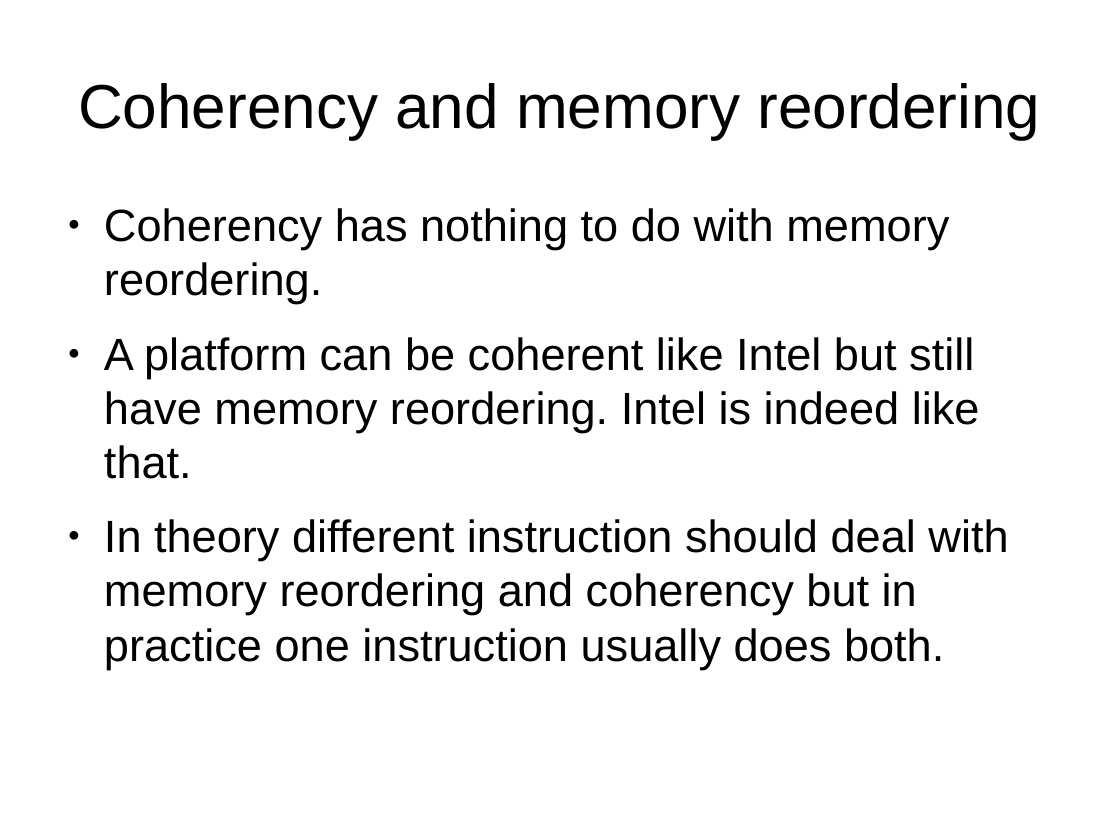
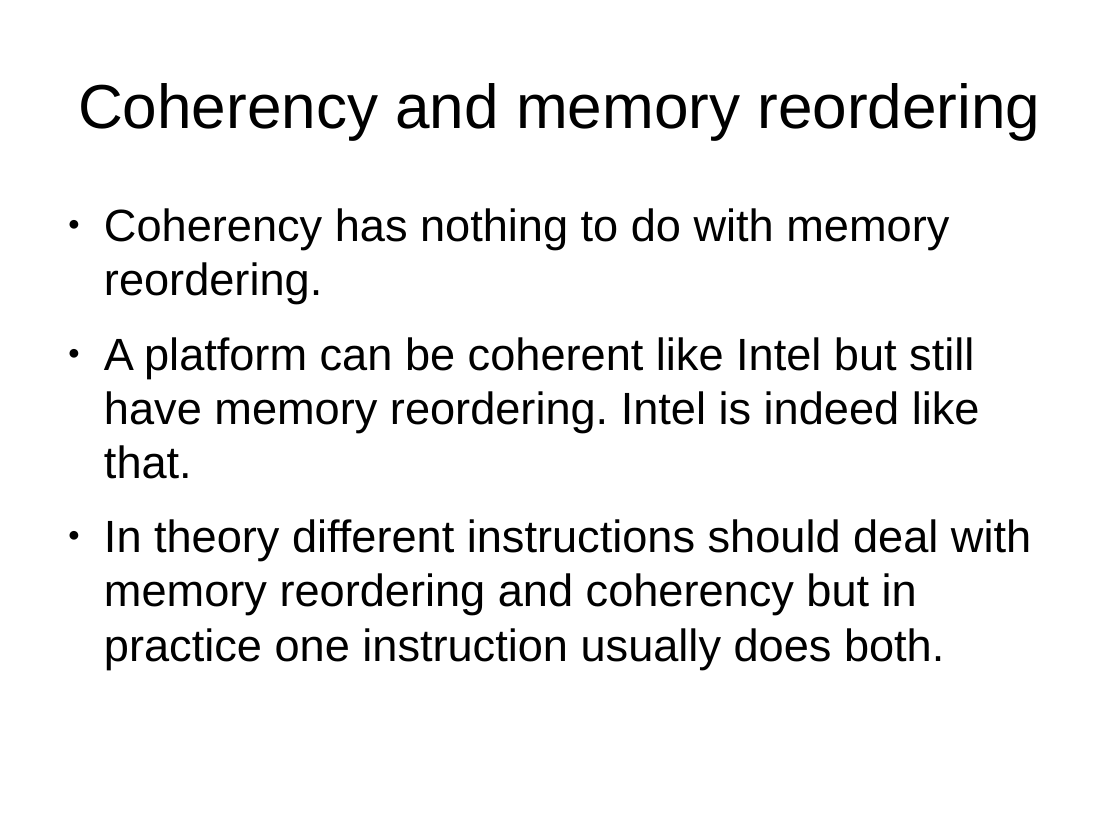
Before and after one commit to veltzer/demos-linux, a slide deck: slide 32 of doc/odp/multicore.odp. Drawn at 1120x840 pixels with LibreOffice and Linux fonts; fonts in the diff are those of the drawing. Boxes give left, top, right and bottom in pixels: in the first picture for what was removed or moved away, otherwise in the second. Text is boxed around its words. In the diff, an @@ line names an element or a change of style, - is before the commit and + after.

```diff
--- a/doc/odp/multicore.odp
+++ b/doc/odp/multicore.odp
@@ text at bbox=[104, 519, 1031, 669]: text changed @@
-● In theory different instruction should deal with memory reordering and coherency but in practice one instruction usually does both.
+● In theory different instructions should deal with memory reordering and coherency but in practice one instruction usually does both.
```
Also in this commit, not shown: 2 other slides changed, 1 slide added, 7 other files.
